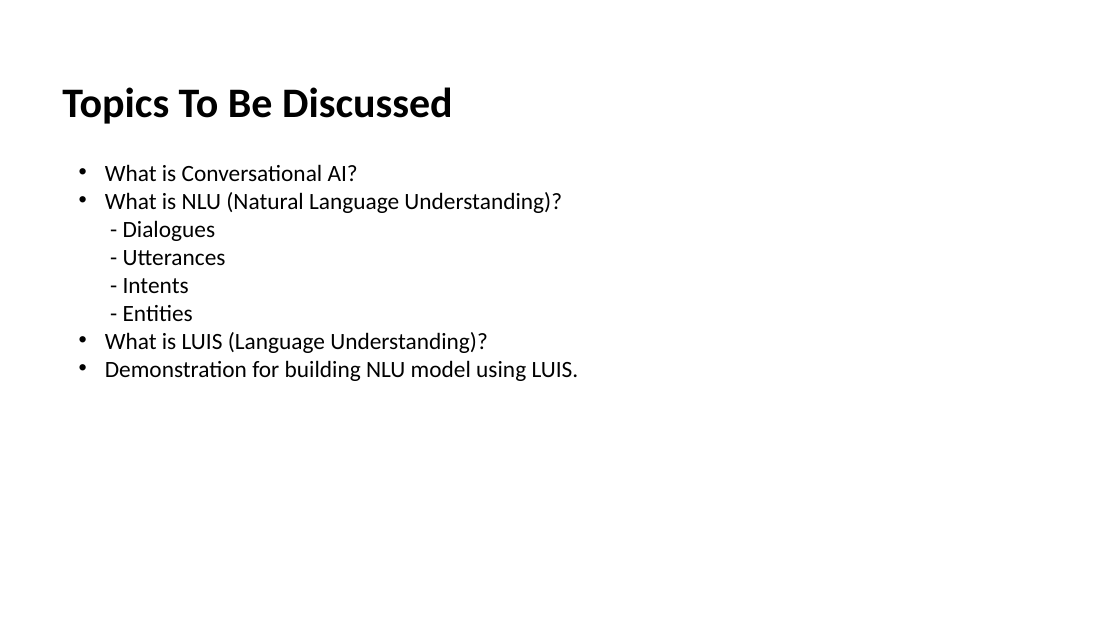
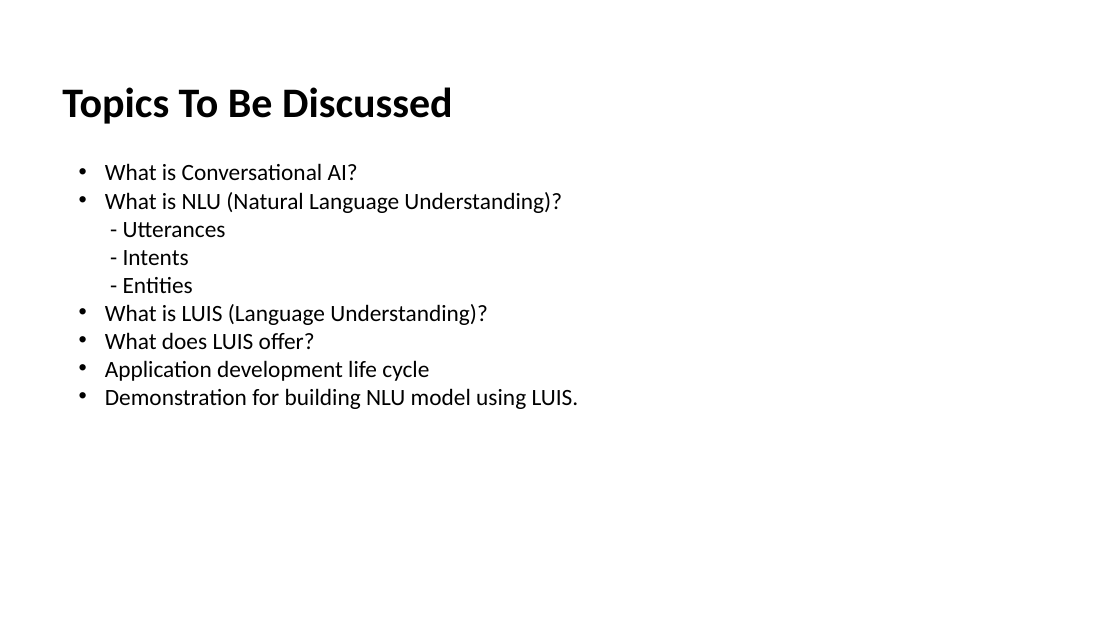
Before and after one commit to mansijain014/HR-Bot, a slide deck: slide 3 of Slide Deck/Conversational AI Build NLU model using LUIS(MLSA).pptx. Drawn at 1120x630 pixels with LibreOffice and Linux fonts; fonts in the diff are those of the drawing; background and template pictures are left out. Boxes give left, top, right and bottom in pixels: in the first picture for what was removed or moved away, otherwise in the second. Text is boxed around its words. In the diff, an @@ line names an element or a change of style, - is before the commit and + after.

```diff
--- a/Slide Deck/Conversational AI Build NLU model using LUIS(MLSA).pptx
+++ b/Slide Deck/Conversational AI Build NLU model using LUIS(MLSA).pptx
@@ text at [123,220,216,241]: paragraph removed @@
-- Dialogues
@@ text at [105,332,429,381]: paragraphs added @@
+• What does LUIS offer?
+• Application development life cycle
```
Also in this commit, not shown: 6 other slides changed, 2 slides added, 1 slide removed, 4 other files.
